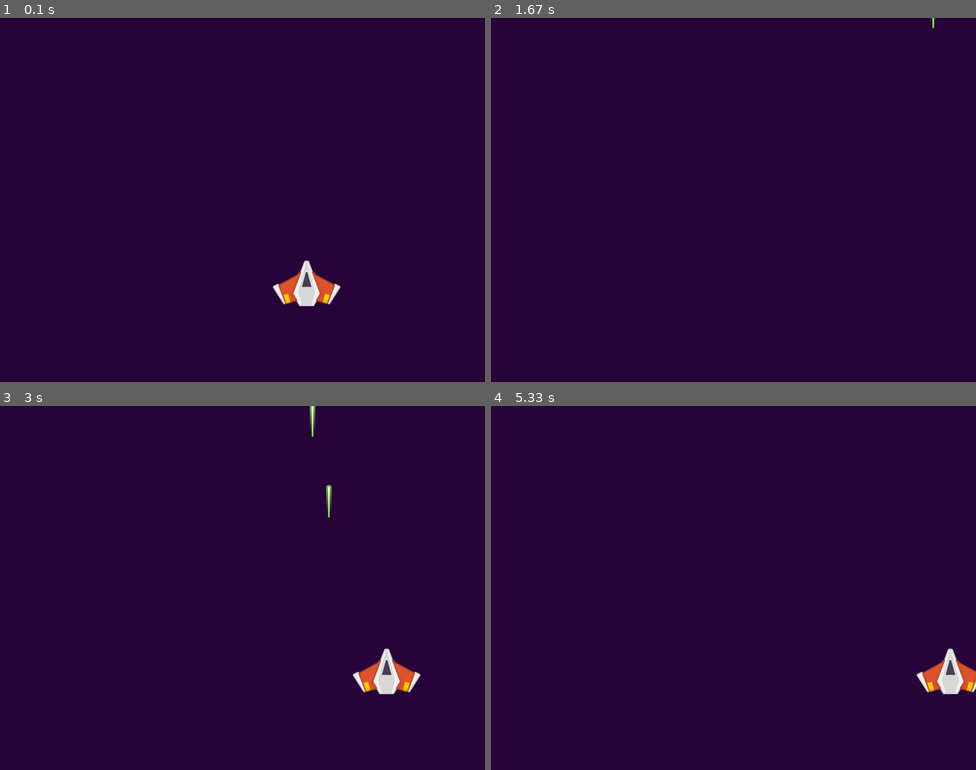
Above: before the commit, frames 1-4 (two rows, left to right).
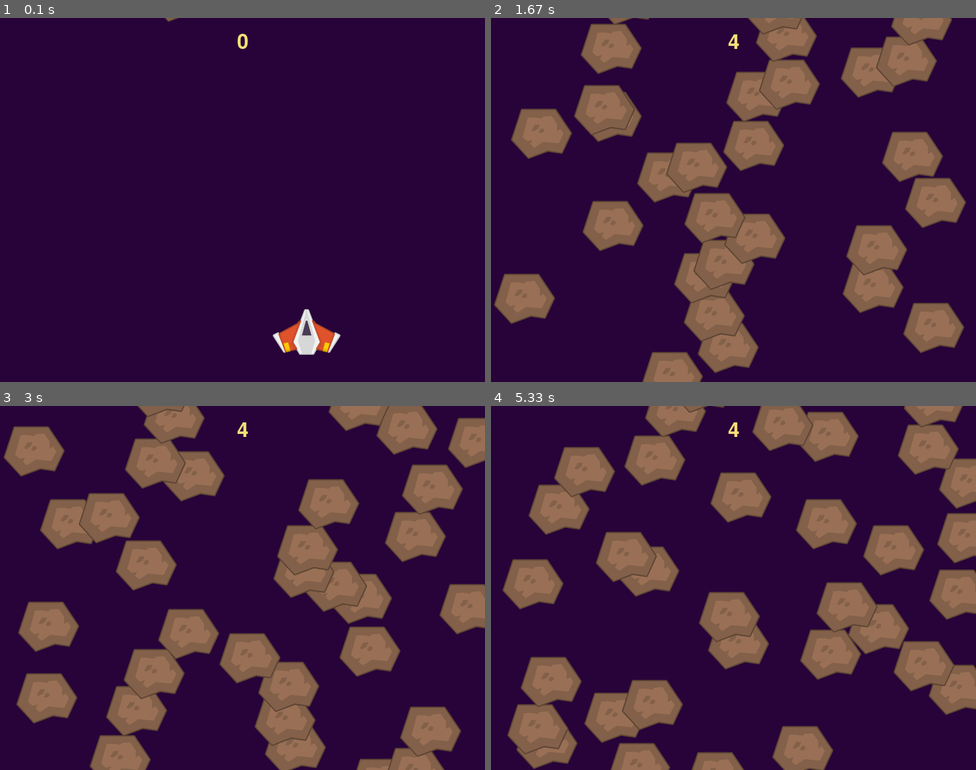
Above: after the commit, the same moments.

Repository: vasyasgors/PyGameTestTask
Game: pygame game, started from PyGameTestTask/main.py
Two runs of this game, one before a commit and one after it. Both use one fixed random seed, a clock stepped at 60 frames per second and the inputs below.
Inputs:
- Up to frame 1 (0.1 s): no input
- Up to frame 2 (1.67 s): tap Space at 0.33, 0.73, 1.03, 1.23, 1.53 s; hold Right 0.67-1.13 s; hold Right 1.17-1.63 s
- Up to frame 3 (3 s): hold Left 1.67-2.2 s; tap Space at 1.73, 2.03, 2.3, 2.6, 2.73 s; hold Left 2.23-2.63 s; hold Right from 2.67 s (still down)
- Up to frame 4 (5.33 s): tap Space at 3.03 s; release Right at 3.3 s

The runs differ from the first frame. In frame 1, 2.0% of the frame differs, in the area x 34-71%, y 0-93%; in frame 2, 30%; in frame 3, 35%, in the area x 0-100%, y 0-100%; in frame 4, 35%.

Commit message:
добавил отображение очков и гейм менеджер

Diff:
--- a/PyGameTestTask/behaviours.py
+++ b/PyGameTestTask/behaviours.py
@@ -1,37 +1,115 @@
 import pygame
-
+import copy
+import random
 
 from pyunity.components import *
 from pyunity.objects import *
 from pyunity.pyunity import *
 
+
+class GameManager(Behaviour):
+
+    instance = None
+
+    def __init__(self, score):
+        self.score = score
+        GameManager.instance = self
+
+
+class Score(Behaviour):
+    def __init__(self, text_render):
+        self.score = 0
+        self.text_render = text_render
+
+    def add_score(self):
+        self.score += 1
+        self.text_render.text = str(self.score)
+
+
 class PlayerBehaviour(Behaviour):
 
-     def __init__(self, movement_speed):
-        self.movement_speed = movement_speed
+    def __init__(self, movement_speed):
+       self.movement_speed = movement_speed
+
+    def on_collied(self, other):
+        if other.tag == "Asteroid":
+            PyUnity.remove_object_form_loaded_scene(self.game_object)
+            PyUnity.remove_object_form_loaded_scene(other)
+
+
+    def update(self):
+       if Input.is_key_pressed(KeyCode.LEFT_ARROW):
+           self.game_object.rect.x -= self.movement_speed * Time.delta_time
+
+       if Input.is_key_pressed(KeyCode.RIGHT_ARROW ):
+           self.game_object.rect.x += self.movement_speed * Time.delta_time
+
+       if Input.is_key_down(KeyCode.SPACE):
+           projectile = GameObject( Projectile(-1, 1000, -100), SpriteRenderer("Assets/Sprites/Projectile.png"), "Projectile")
+
+           projectile.rect.x = self.game_object.rect.x + self.game_object.rect.w / 2
+           projectile.rect.y = self.game_object.rect.y - 20
+
+           PyUnity.add_object_to_loaded_scene(projectile)
+
+
+
+class Spawner(Behaviour):
+
+     def __init__(self, spawn_rate, spawn_area):
+        self.spawn_rate = spawn_rate
+        self.spawn_area = spawn_area
+        self.timer = 0
+
+     def create_object(self, x, y):
+        pass
 
      def update(self):
-        if Input.is_key_pressed(KeyCode.LEFT_ARROW):
-            self.game_object.rect.x -= self.movement_speed * Time.delta_time
+        self.timer += Time.delta_time
 
-        if Input.is_key_pressed(KeyCode.RIGHT_ARROW ):
-            self.game_object.rect.x += self.movement_speed * Time.delta_time
+        if self.timer >= self.spawn_rate:
+            x = random.randint(self.spawn_area.x, self.spawn_area.y)
+            y = random.randint(self.spawn_area.z, self.spawn_area.w)
 
-        if Input.is_key_down(KeyCode.SPACE):
-            projectile = GameObject( Mover(1, -1000), SpriteRenderer("Assets/Sprites/Projectile.png"))
+            self.create_object(x, y)
+            self.timer = 0
 
-            projectile.rect.x = self.game_object.rect.x + self.game_object.rect.w / 2
-            projectile.rect.y = self.game_object.rect.y - 20
+class AsteroidSpawner(Spawner):
+    def create_object(self, x, y):
+        asteroid = GameObject( Mover(1, 400, 1000), SpriteRenderer("Assets/Sprites/Asteroid.png"), "Asteroid")
 
-            PyUnity.add_object_to_loaded_scene(projectile)
+        asteroid.rect.x = x
+        asteroid.rect.y = y
+
+        PyUnity.add_object_to_loaded_scene(asteroid)
 
 
 class Mover(Behaviour):
 
     #добавить destruction border
-    def __init__(self, direction, speed):
+    def __init__(self, direction, speed, destory_y):
         self.direction = direction
         self.speed = speed
+        self.destory_y = destory_y
 
     def update(self):
        self.game_object.rect.y += self.direction * self.speed * Time.delta_time
+
+       if self.direction > 0:
+           if self.game_object.rect.y >= self.destory_y:
+               PyUnity.remove_object_form_loaded_scene(self.game_object)
+
+       if self.direction <= 0:
+           if self.game_object.rect.y <= self.destory_y:
+               PyUnity.remove_object_form_loaded_scene(self.game_object)
+
+
+class Projectile(Mover):
+
+
+    def on_collied(self, other):
+
+        if other.tag == "Asteroid":
+            GameManager.instance.score.add_score()
+            PyUnity.remove_object_form_loaded_scene(self.game_object)
+            PyUnity.remove_object_form_loaded_scene(other)
--- a/PyGameTestTask/main.py
+++ b/PyGameTestTask/main.py
@@ -7,14 +7,22 @@
 
 
 #create game object
-player = GameObject( PlayerBehaviour(400), SpriteRenderer("Assets/Sprites/Ship.png"), "Player")
+player = GameObject(PlayerBehaviour(600), SpriteRenderer("Assets/Sprites/Ship.png"), "Player")
 player.rect.x = 450
-player.rect.y = 400
+player.rect.y = 480
 
 
+
+asteroid_spawner = GameObject(AsteroidSpawner(random.random(),  Vector4(0, 800, -100, -90)) )
+
+score_text_render = TextRenderer(None, 50, (249, 223, 119), "0", Vector2(400, 40))
+score_panel = GameObject(Score(score_text_render), score_text_render)
+
+
+game_manager = GameObject( GameManager(score_panel.behaviour))
 
 
 
 #create scene
-main_scene = Scene([player]);
+main_scene = Scene([player, asteroid_spawner, score_panel]);
 PyUnity.load_scene(main_scene)
--- a/PyGameTestTask/pyunity/components.py
+++ b/PyGameTestTask/pyunity/components.py
@@ -24,9 +24,9 @@
 
 class SpriteRenderer(pygame.sprite.Sprite, Renderer):
 
-    def __init__(self, fileName):
+    def __init__(self, path):
         pygame.sprite.Sprite.__init__(self)
-        self.image = pygame.image.load(fileName).convert_alpha()
+        self.image = pygame.image.load(path).convert_alpha()
         self.rect = self.image.get_rect(center=(0, 0))
 
     def render(self, display):
@@ -34,3 +34,23 @@
 
     def get_rect(self):
         return self.rect
+
+class TextRenderer(Renderer):
+
+    def __init__(self, font_path, size, color, text, position):
+        self.font = pygame.font.Font(font_path, size)
+        self.color = color
+        self.text = text
+        self.position = position
+        self.rect = None
+
+
+    def render(self, display):
+        text_surface = self.font.render(self.text, True, self.color)
+        self.rect = text_surface.get_rect()
+        self.rect.center = (self.position.x, self.position.y)
+
+        display.blit(text_surface, self.rect)
+
+    def get_rect(self):
+        return self.rect
--- a/PyGameTestTask/pyunity/objects.py
+++ b/PyGameTestTask/pyunity/objects.py
@@ -1,6 +1,19 @@
+class Vector4:
+    def __init__(self, x, y, z, w):
+        self.x = x
+        self.y = y
+        self.z = z
+        self.w = w
+
+class Vector2:
+    def __init__(self, x, y):
+        self.x = x
+        self.y = y
+
+
 class GameObject:
      def __init__(self, behaviour = None, renderer = None, tag = "Untagged"):
-        self.tag = "Untagged"
+        self.tag = tag
         self.rect = None
         self.behaviour = behaviour
         self.renderer = renderer
@@ -9,4 +22,4 @@
             self.behaviour.game_object = self
 
         if self.renderer != None:
-            self.rect = renderer.get_rect();
+            self.rect = self.renderer.get_rect();
--- a/PyGameTestTask/pyunity/pyunity.py
+++ b/PyGameTestTask/pyunity/pyunity.py
@@ -55,9 +55,9 @@
 	@staticmethod
 	def add_object_to_loaded_scene(object):
 		if PyUnity.loaded_scene != None:
-			PyUnity.loaded_scene.objects.append(object);
+			PyUnity.loaded_scene.add_object(object);
 
 	@staticmethod
 	def remove_object_form_loaded_scene(object):
 		if PyUnity.loaded_scene != None:
-			PyUnity.loaded_scene.objects.remove(object);
+			PyUnity.loaded_scene.remove_object(object);
--- a/PyGameTestTask/pyunity/scene.py
+++ b/PyGameTestTask/pyunity/scene.py
@@ -1,16 +1,36 @@
 class Scene:
     def __init__(self, objects):
          self.objects = objects
+         self.object_to_destroy = []
+         self.object_to_add = []
 
     def update(self):
+        for object in self.object_to_destroy:
+            if object in self.objects:
+                self.objects.remove(object)
+
+        for object in self.object_to_add:
+             self.objects.append(object)
+
+        self.object_to_add.clear()
+        self.object_to_destroy.clear()
+
+
         for i in range(len(self.objects)):
             if self.objects[i].behaviour != None:
                 self.objects[i].behaviour.update()
 
             for j in range(len(self.objects)):
+
+                if i == j:
+                    continue
+
+                if self.objects[i].rect == None or self.objects[j].rect == None:
+                    continue
+
                 if self.objects[i].rect.colliderect(self.objects[j].rect) == True:
                     self.objects[i].behaviour.on_collied(self.objects[j])
-                    self.objects[j].behaviour.on_collied(self.objects[j])
+                    self.objects[j].behaviour.on_collied(self.objects[i])
 
     def render(self, display):
          for object in self.objects:
@@ -18,12 +38,13 @@
                 object.renderer.render(display)
 
     def add_object(self, object):
-        self.objects.append(object)
+        self.object_to_add.append(object)
 
         if object.behaviour != None:
             object.behaviour.start()
 
     def remove_object(self, object):
-        self.objects.remove(object)
+        self.object_to_destroy.append(object)
+
         if object.behaviour != None:
             object.behaviour.on_destroy()
Renamed: PyGameTestTask/Assets/Fonts/Space Comics.ttf -> PyGameTestTask/Assets/Fonts/SpaceComics.ttf
